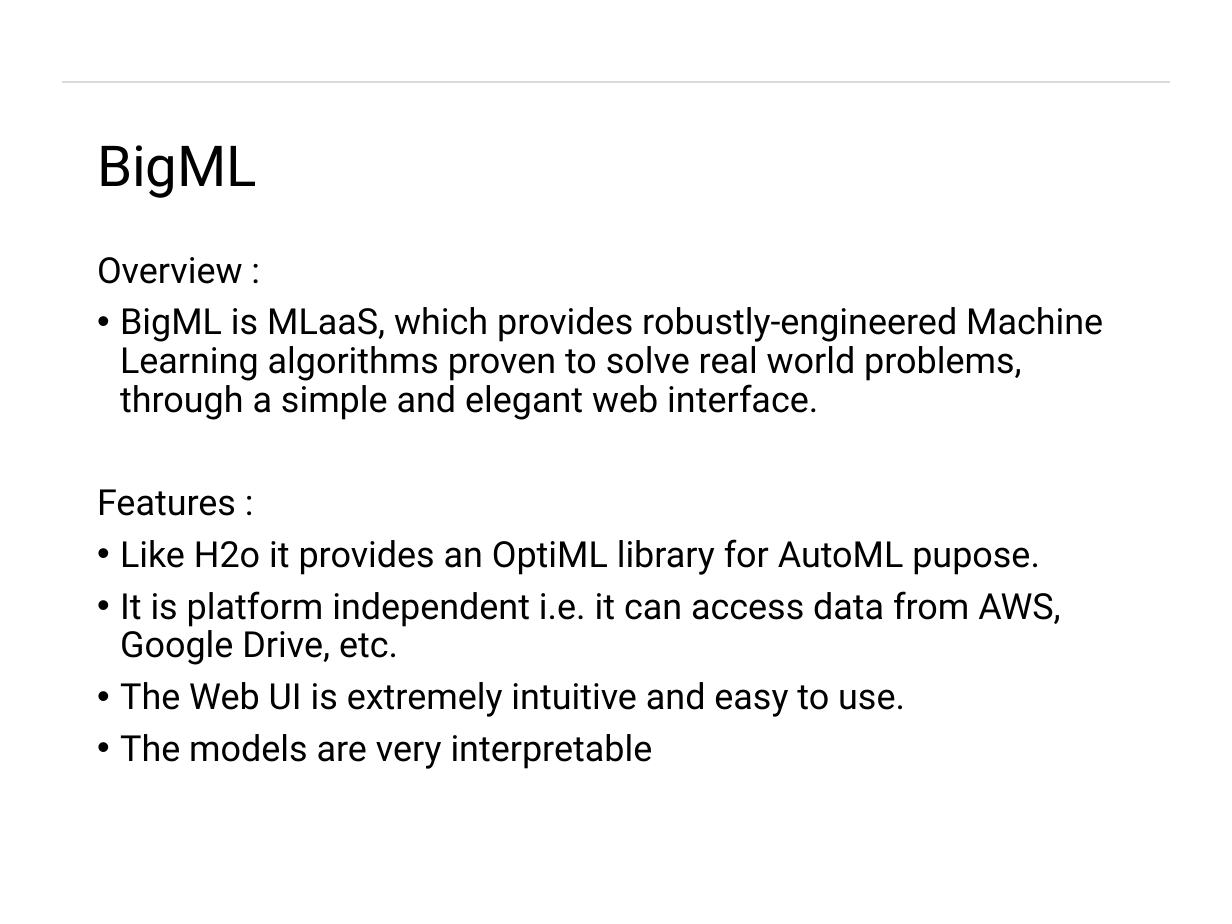
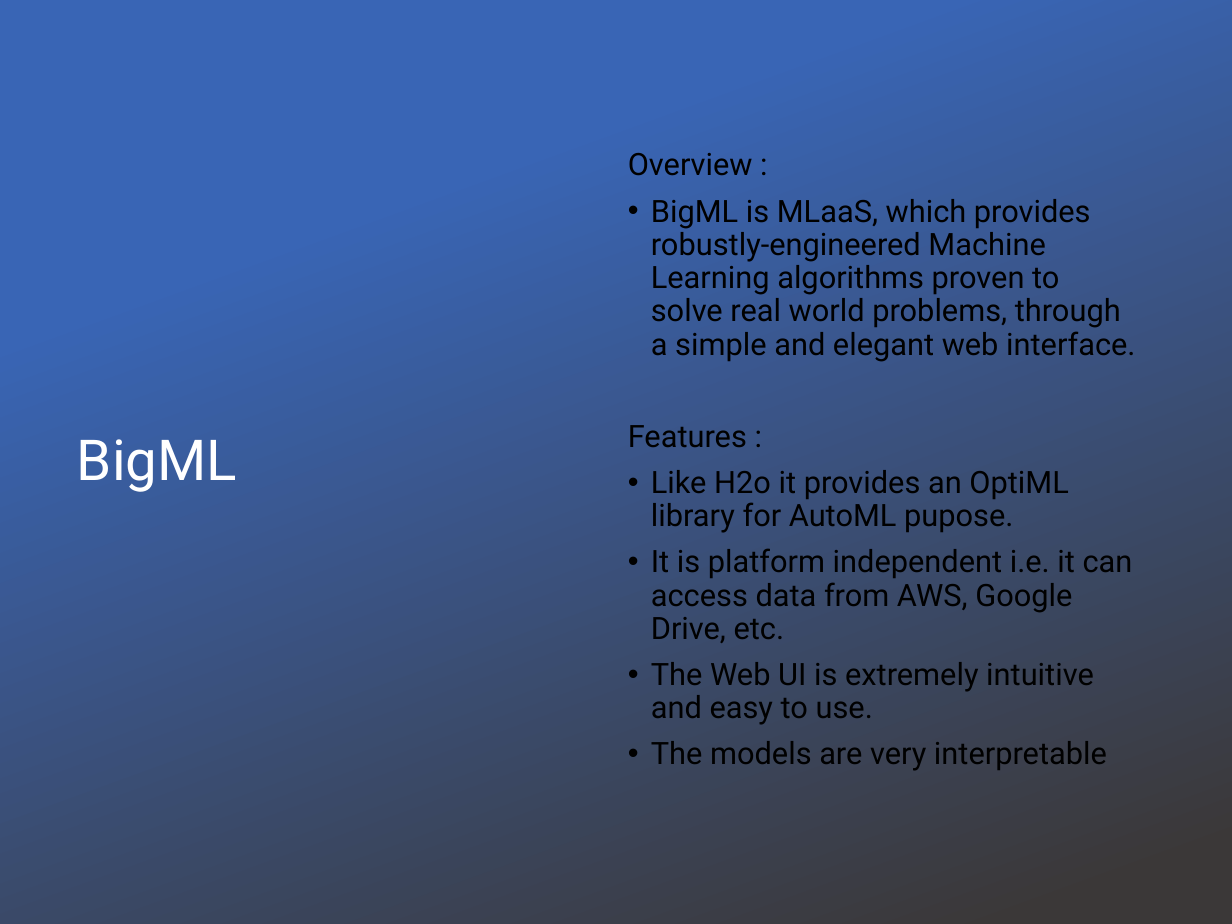
Before and after one commit to tiwari-abhi/ML_Projects, a slide deck: slide 16 of Presentation/Machine Learning As A Service.pptx. Drawn at 1232x924 pixels with LibreOffice and Linux fonts; fonts in the diff are those of the drawing; background and template pictures are left out. Boxes give left, top, right and bottom in pixels: in the first picture for what was removed or moved away, otherwise in the second. Text is boxed around its words. In the diff, an @@ line names an element or a change of style, - is before the commit and + after.

```diff
--- a/Presentation/Machine Learning As A Service.pptx
+++ b/Presentation/Machine Learning As A Service.pptx
@@ rectangle added at bbox=[0, 0, 1232, 924], fill gradient #3965B5 to #3B3838 @@
@@ text "Overview :": place and size @@
-text "Overview :" at bbox=[97, 257, 1103, 769]
+text "Overview :" at bbox=[628, 153, 1135, 771]
@@ text "Overview :" at bbox=[628, 153, 1135, 771]: size 21 to 18 pt; vertical alignment top to middle @@
@@ title "BigML": place and size @@
-title "BigML" at bbox=[97, 145, 257, 198]
+title "BigML" at bbox=[77, 439, 237, 492]
@@ title "BigML" at bbox=[77, 439, 237, 492]: text colour #000000 to #FFFFFF @@
```
Also in this commit, not shown: 15 other slides changed, 14 other files.
